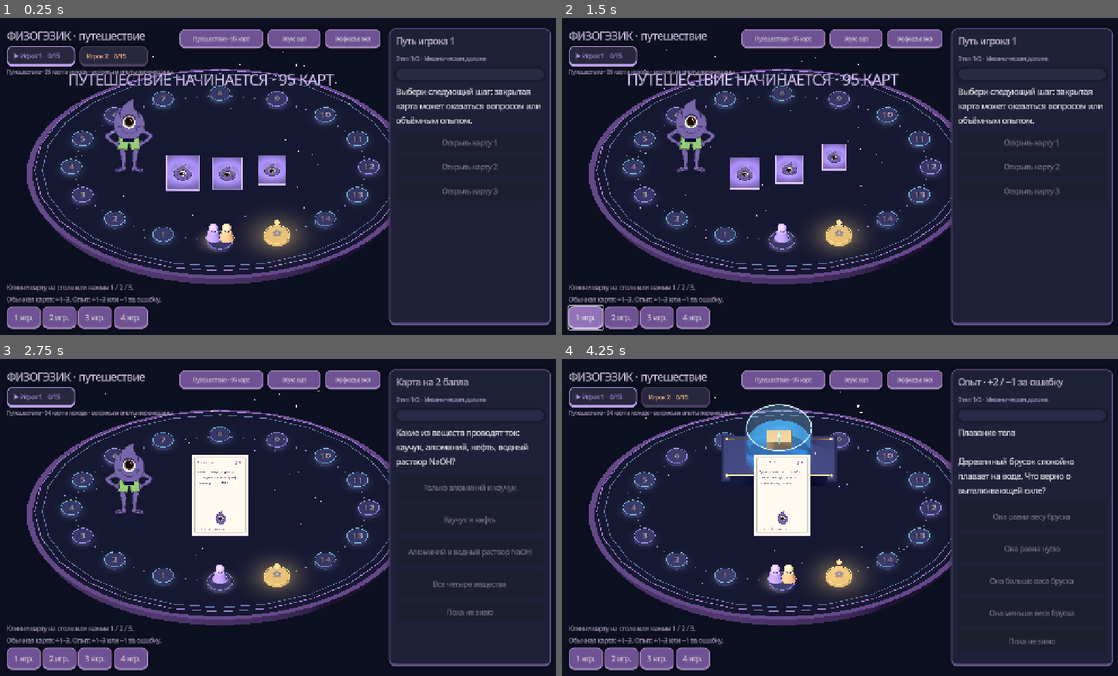
Above: before the commit, frames 1-4 (two rows, left to right).
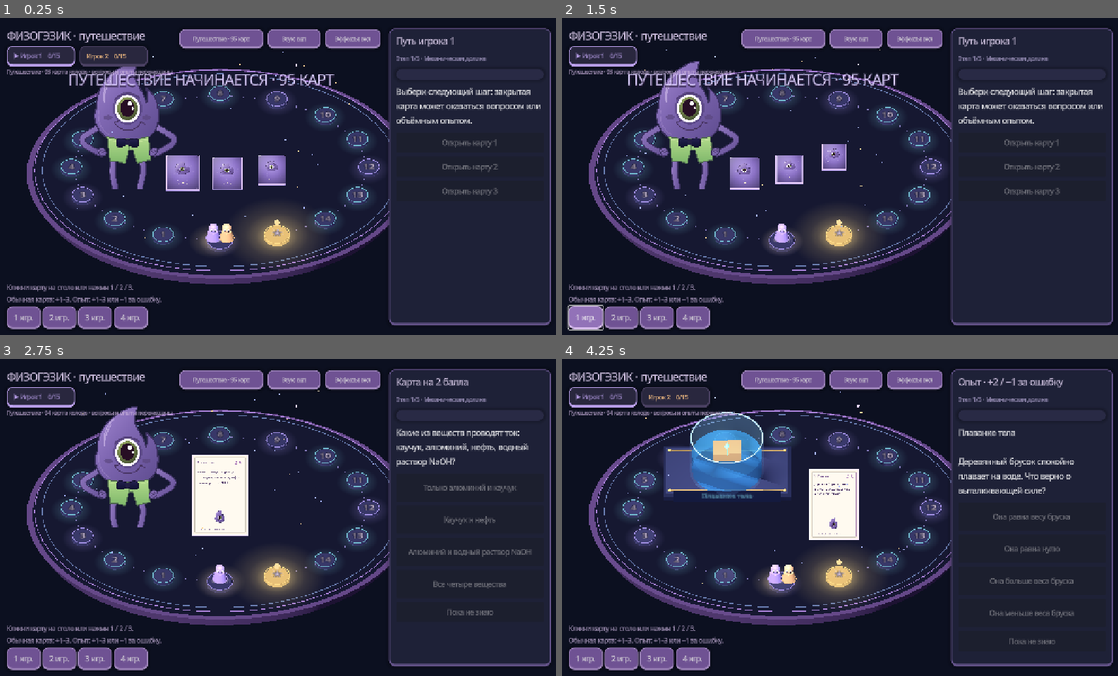
Above: after the commit, the same moments.

Repository: Altersam/physogezic
Game: Godot game, scene res://main.tscn
The game is run twice, just before and just after one commit, with the same random seed, the same clock (stepped at 60 frames per second) and the same inputs.
Inputs:
- Up to frame 1 (0.25 s): no input
- Up to frame 2 (1.5 s): click "Открыть карту 1" at 0.5 s; click "1 игр." at 1.25 s
- Up to frame 3 (2.75 s): click "Открыть карту 2" at 2 s
- Up to frame 4 (4.25 s): click "2 игр." at 2.75 s; click "Открыть карту 3" at 3.5 s

The runs differ from the first frame. In frame 1, 5.5% of the frame differs, in the area x 6-71%, y 15-80%; in frame 2, 5.2%; in frame 3, 4.2%; in frame 4, 11%, in the area x 6-71%, y 14-80%.

Commit message:
Improve Godot 4K rendering and responsive labs

Diff:
--- /dev/null
+++ b/Godot3D/assets/card-1.svg
@@ -0,0 +1,34 @@
+<svg xmlns="http://www.w3.org/2000/svg" width="1280" height="1980" viewBox="0 0 640 990">
+  <defs>
+    <radialGradient id="bg" cx="48%" cy="38%" r="78%"><stop stop-color="#b7a0ed"/><stop offset=".48" stop-color="#8b72c5"/><stop offset="1" stop-color="#514378"/></radialGradient>
+    <linearGradient id="skin" x1="0" y1="0" x2="1" y2="1"><stop stop-color="#c0a9e8"/><stop offset=".48" stop-color="#8b72bd"/><stop offset="1" stop-color="#624d91"/></linearGradient>
+    <radialGradient id="iris" cx="38%" cy="30%" r="70%"><stop stop-color="#b3c477"/><stop offset=".6" stop-color="#718148"/><stop offset="1" stop-color="#485331"/></radialGradient>
+    <linearGradient id="shine" x1="0" y1="0" x2="1" y2="1"><stop stop-color="#fff" stop-opacity=".3"/><stop offset=".45" stop-color="#fff" stop-opacity="0"/></linearGradient>
+  </defs>
+  <rect width="640" height="990" rx="38" fill="url(#bg)"/>
+  <rect x="14" y="14" width="612" height="962" rx="30" fill="none" stroke="#e4d6ff" stroke-opacity=".5" stroke-width="3"/>
+  <rect x="27" y="27" width="586" height="936" rx="25" fill="none" stroke="#4c3a78" stroke-opacity=".34" stroke-width="2"/>
+  <g fill="none" stroke="#eadfff" stroke-opacity=".18" stroke-width="2">
+    <ellipse cx="320" cy="460" rx="247" ry="106" transform="rotate(-18 320 460)"/><ellipse cx="320" cy="460" rx="221" ry="173" transform="rotate(28 320 460)"/><ellipse cx="320" cy="460" rx="173" ry="242" transform="rotate(63 320 460)"/>
+    <path d="M74 734 L150 681 L215 739 L303 689 L386 746 L478 692 L566 749 M85 237 L147 279 L219 220 L303 263 L386 207 L470 264 L557 218"/>
+  </g>
+  <g fill="#f4eaff" opacity=".72">
+    <circle cx="74" cy="734" r="4"/><circle cx="150" cy="681" r="5"/><circle cx="215" cy="739" r="3"/><circle cx="303" cy="689" r="5"/><circle cx="386" cy="746" r="4"/><circle cx="478" cy="692" r="5"/><circle cx="566" cy="749" r="3"/>
+    <circle cx="85" cy="237" r="3"/><circle cx="147" cy="279" r="4"/><circle cx="219" cy="220" r="3"/><circle cx="386" cy="207" r="4"/><circle cx="470" cy="264" r="3"/><circle cx="557" cy="218" r="4"/>
+  </g>
+  <g transform="translate(142 174) scale(1.32)">
+    <path d="M128 5 C104 20 57 44 38 77 C25 99 17 125 18 158 C4 180 11 217 30 242 C50 269 79 280 126 281 C174 282 207 267 225 239 C243 211 240 176 234 151 C228 124 213 109 198 96 C205 116 204 131 198 145 C192 117 176 99 166 81 C156 61 162 32 170 6 C156 2 141 2 128 5Z" fill="url(#skin)" stroke="#49376d" stroke-width="3.5" stroke-linejoin="round"/>
+    <path d="M58 70 C45 91 39 116 40 139 C35 121 38 99 47 79 C53 67 61 56 70 48" fill="none" stroke="#e2d2f5" stroke-width="4" stroke-linecap="round" opacity=".72"/>
+    <ellipse cx="127" cy="172" rx="40" ry="44" fill="#fffaff"/><ellipse cx="127" cy="171" rx="31" ry="35" fill="url(#iris)"/><ellipse cx="127" cy="169" rx="22" ry="26" fill="#281226"/>
+    <ellipse cx="134" cy="155" rx="7" ry="8" fill="#fff"/><circle cx="144" cy="170" r="4" fill="#fff"/>
+    <path d="M89 143 C105 123 141 118 163 137" fill="none" stroke="#55417b" stroke-width="6" stroke-linecap="round"/>
+    <ellipse cx="65" cy="201" rx="14" ry="7" fill="#5b477f" opacity=".72"/><ellipse cx="190" cy="201" rx="14" ry="7" fill="#5b477f" opacity=".72"/>
+    <path d="M84 214 C93 218 99 215 102 207 M84 214 C93 233 110 242 129 242 C150 242 166 232 173 215 M173 215 C177 220 183 222 190 221" fill="none" stroke="#493664" stroke-width="3.5" stroke-linecap="round"/>
+  </g>
+  <path d="M0 0 H640 V990 H0Z" fill="url(#shine)"/>
+  <g fill="#fff5d6">
+    <path d="M320 785 L326 802 L344 808 L326 814 L320 832 L314 814 L296 808 L314 802Z" opacity=".9"/>
+    <path d="M245 824 L249 834 L260 838 L249 842 L245 853 L241 842 L230 838 L241 834Z" opacity=".65"/>
+    <path d="M398 824 L402 834 L413 838 L402 842 L398 853 L394 842 L383 838 L394 834Z" opacity=".65"/>
+  </g>
+</svg>
--- /dev/null
+++ b/Godot3D/assets/halo.svg
@@ -0,0 +1,4 @@
+<svg xmlns="http://www.w3.org/2000/svg" width="512" height="512" viewBox="0 0 512 512">
+  <defs><radialGradient id="glow" cx="50%" cy="50%" r="50%"><stop offset="0" stop-color="#fff" stop-opacity=".58"/><stop offset=".22" stop-color="#fff" stop-opacity=".42"/><stop offset=".58" stop-color="#fff" stop-opacity=".15"/><stop offset="1" stop-color="#fff" stop-opacity="0"/></radialGradient></defs>
+  <circle cx="256" cy="256" r="256" fill="url(#glow)"/>
+</svg>
--- /dev/null
+++ b/Godot3D/assets/happy.svg
@@ -0,0 +1,17 @@
+<svg xmlns="http://www.w3.org/2000/svg" width="1080" height="1356" viewBox="0 0 270 339">
+  <defs>
+    <linearGradient id="skin" x1="0" y1="0" x2="1" y2="1"><stop stop-color="#ad92db"/><stop offset=".48" stop-color="#836bb5"/><stop offset="1" stop-color="#604c90"/></linearGradient>
+    <radialGradient id="iris" cx="38%" cy="30%" r="70%"><stop stop-color="#a9bb69"/><stop offset=".6" stop-color="#718148"/><stop offset="1" stop-color="#4b5734"/></radialGradient>
+  </defs>
+  <path d="M128 5 C104 20 57 44 38 77 C25 99 17 125 18 158 C4 180 11 217 30 242 C50 269 79 280 126 281 C174 282 207 267 225 239 C243 211 240 176 234 151 C228 124 213 109 198 96 C205 116 204 131 198 145 C192 117 176 99 166 81 C156 61 162 32 170 6 C156 2 141 2 128 5Z" fill="url(#skin)" stroke="#3c315f" stroke-width="4" stroke-linejoin="round"/>
+  <path d="M58 70 C45 91 39 116 40 139 C35 121 38 99 47 79 C53 67 61 56 70 48" fill="none" stroke="#d5c0ef" stroke-width="4" stroke-linecap="round" opacity=".7"/>
+  <ellipse cx="127" cy="170" rx="45" ry="50" fill="#4b3a70" opacity=".52"/>
+  <ellipse cx="127" cy="172" rx="39" ry="43" fill="#fffaff"/>
+  <ellipse cx="127" cy="171" rx="31" ry="35" fill="url(#iris)"/>
+  <ellipse cx="127" cy="169" rx="22" ry="26" fill="#281226"/>
+  <ellipse cx="134" cy="155" rx="7" ry="8" fill="#fff"/><circle cx="144" cy="170" r="4" fill="#fff"/>
+  <path d="M89 143 C105 123 141 118 163 137" fill="none" stroke="#55417b" stroke-width="6" stroke-linecap="round"/>
+  <ellipse cx="65" cy="201" rx="14" ry="7" fill="#5b477f" opacity=".72"/><ellipse cx="190" cy="201" rx="14" ry="7" fill="#5b477f" opacity=".72"/>
+  <path d="M84 214 C93 218 99 215 102 207 M84 214 C93 233 110 242 129 242 C150 242 166 232 173 215 M173 215 C177 220 183 222 190 221" fill="none" stroke="#493664" stroke-width="3.5" stroke-linecap="round"/>
+  <path d="M43 254 C68 276 101 283 135 280" fill="none" stroke="#c0a5e2" stroke-width="2.5" stroke-linecap="round" opacity=".4"/>
+</svg>
--- /dev/null
+++ b/Godot3D/assets/mascot.svg
@@ -0,0 +1,57 @@
+<svg xmlns="http://www.w3.org/2000/svg" width="1162" height="1700" viewBox="0 0 581 850">
+  <defs>
+    <linearGradient id="body" x1="0" y1="0" x2="1" y2="1">
+      <stop offset="0" stop-color="#a58ad4"/><stop offset=".42" stop-color="#8068b3"/><stop offset="1" stop-color="#5d4b8e"/>
+    </linearGradient>
+    <linearGradient id="limb" x1="0" y1="0" x2=".8" y2="1">
+      <stop stop-color="#9279c1"/><stop offset="1" stop-color="#6a559b"/>
+    </linearGradient>
+    <linearGradient id="shorts" x1="0" y1="0" x2="0" y2="1">
+      <stop stop-color="#b4dc8c"/><stop offset="1" stop-color="#7fb86b"/>
+    </linearGradient>
+    <radialGradient id="iris" cx="38%" cy="30%" r="70%">
+      <stop stop-color="#a9bb69"/><stop offset=".58" stop-color="#718148"/><stop offset="1" stop-color="#4c5836"/>
+    </radialGradient>
+    <linearGradient id="bow" x1="0" y1="0" x2="0" y2="1">
+      <stop stop-color="#272451"/><stop offset="1" stop-color="#11142f"/>
+    </linearGradient>
+  </defs>
+  <!-- Контурные ноги и ступни: чистые кривые вместо увеличенного растра. -->
+  <path d="M198 540 C187 596 183 631 196 674 C207 713 204 752 197 777" fill="none" stroke="#3b315f" stroke-width="38" stroke-linecap="round"/>
+  <path d="M198 540 C187 596 183 631 196 674 C207 713 204 752 197 777" fill="none" stroke="url(#limb)" stroke-width="27" stroke-linecap="round"/>
+  <path d="M351 541 C361 591 365 629 350 674 C337 715 339 751 348 779" fill="none" stroke="#3b315f" stroke-width="38" stroke-linecap="round"/>
+  <path d="M351 541 C361 591 365 629 350 674 C337 715 339 751 348 779" fill="none" stroke="url(#limb)" stroke-width="27" stroke-linecap="round"/>
+  <path d="M202 766 C183 778 158 778 135 790 C116 799 103 815 111 824 C123 833 154 817 175 815 C151 827 139 837 150 842 C167 849 196 824 218 821 C238 817 244 798 231 783 C223 774 213 768 202 766Z" fill="url(#limb)" stroke="#3b315f" stroke-width="6" stroke-linejoin="round"/>
+  <path d="M344 768 C363 779 389 778 413 790 C433 799 448 814 440 824 C429 834 398 818 376 816 C400 828 413 837 402 842 C385 849 355 825 333 821 C313 817 306 799 318 784 C325 775 335 769 344 768Z" fill="url(#limb)" stroke="#3b315f" stroke-width="6" stroke-linejoin="round"/>
+  <path d="M126 817 L176 797 M151 830 L194 807 M423 817 L373 798 M399 830 L355 808" fill="none" stroke="#c0a8e0" stroke-width="4" stroke-linecap="round" opacity=".55"/>
+  <!-- Руки за корпусом. -->
+  <path d="M140 354 C109 380 69 399 31 425 C9 440 18 459 38 476 C64 497 95 510 128 523" fill="none" stroke="#3b315f" stroke-width="38" stroke-linecap="round" stroke-linejoin="round"/>
+  <path d="M140 354 C109 380 69 399 31 425 C9 440 18 459 38 476 C64 497 95 510 128 523" fill="none" stroke="url(#limb)" stroke-width="27" stroke-linecap="round" stroke-linejoin="round"/>
+  <path d="M408 354 C441 380 483 400 519 425 C541 440 531 461 511 477 C487 496 456 510 423 523" fill="none" stroke="#3b315f" stroke-width="38" stroke-linecap="round" stroke-linejoin="round"/>
+  <path d="M408 354 C441 380 483 400 519 425 C541 440 531 461 511 477 C487 496 456 510 423 523" fill="none" stroke="url(#limb)" stroke-width="27" stroke-linecap="round" stroke-linejoin="round"/>
+  <!-- Фирменный силуэт пламени. -->
+  <path d="M275 17 C234 40 167 77 135 131 C113 166 99 210 101 267 C78 302 90 364 121 402 C153 442 203 458 275 459 C350 460 400 436 427 391 C453 347 447 287 438 245 C427 199 400 174 375 155 C387 190 387 214 377 240 C367 191 338 157 323 125 C306 90 316 46 328 12 C311 11 292 12 275 17Z" fill="url(#body)" stroke="#3b315f" stroke-width="7" stroke-linejoin="round"/>
+  <path d="M178 115 C152 153 140 194 143 239 C135 208 138 169 155 132 C164 113 177 97 193 82" fill="none" stroke="#d2bcec" stroke-width="7" stroke-linecap="round" opacity=".62"/>
+  <path d="M112 282 C101 338 127 391 171 418" fill="none" stroke="#b49bd8" stroke-width="5" stroke-linecap="round" opacity=".34"/>
+  <!-- Глаз с большим контрастом и двумя бликами. -->
+  <ellipse cx="272" cy="270" rx="82" ry="91" fill="#493a70" opacity=".5"/>
+  <ellipse cx="272" cy="273" rx="70" ry="78" fill="#fffaff"/>
+  <ellipse cx="272" cy="272" rx="56" ry="64" fill="url(#iris)"/>
+  <ellipse cx="272" cy="269" rx="40" ry="48" fill="#281226"/>
+  <ellipse cx="285" cy="244" rx="12" ry="14" fill="#fff"/>
+  <circle cx="302" cy="271" r="7" fill="#fff"/>
+  <path d="M203 220 C231 185 297 173 337 211" fill="none" stroke="#55417b" stroke-width="11" stroke-linecap="round"/>
+  <ellipse cx="165" cy="321" rx="25" ry="13" fill="#5b477f" opacity=".7"/>
+  <ellipse cx="378" cy="321" rx="25" ry="13" fill="#5b477f" opacity=".7"/>
+  <path d="M198 345 C211 351 219 347 224 335 M198 345 C213 377 243 391 275 391 C310 391 337 374 348 344 M348 344 C354 353 363 357 374 356" fill="none" stroke="#493664" stroke-width="6" stroke-linecap="round"/>
+  <!-- Шорты и бант. -->
+  <path d="M158 427 C199 445 337 449 389 426 L401 559 C375 563 348 568 325 578 L303 503 L280 503 L259 579 C231 568 201 563 174 566Z" fill="url(#shorts)" stroke="#4e684e" stroke-width="6" stroke-linejoin="round"/>
+  <path d="M166 445 C225 459 327 461 389 443" fill="none" stroke="#d4eba8" stroke-width="5" opacity=".55"/>
+  <path d="M281 454 L280 503 M303 503 L304 456" fill="none" stroke="#638b59" stroke-width="4"/>
+  <path d="M271 449 C246 433 218 432 213 449 L213 475 C221 491 249 484 272 469 C294 486 323 491 333 475 L333 450 C326 432 299 434 275 449Z" fill="url(#bow)" stroke="#17152f" stroke-width="5"/>
+  <ellipse cx="273" cy="460" rx="15" ry="17" fill="#242044"/>
+  <!-- Ладони поверх шорт. -->
+  <path d="M127 489 C113 489 104 501 110 515 C115 528 130 539 143 536 C154 533 158 519 151 507 C145 496 137 490 127 489Z" fill="url(#limb)" stroke="#3b315f" stroke-width="5"/>
+  <path d="M421 489 C435 489 444 501 438 515 C433 528 418 539 405 536 C394 533 390 519 397 507 C403 496 411 490 421 489Z" fill="url(#limb)" stroke="#3b315f" stroke-width="5"/>
+  <path d="M115 507 L139 518 M119 498 L144 510 M433 507 L409 518 M429 498 L404 510" fill="none" stroke="#4c3b70" stroke-width="4" stroke-linecap="round"/>
+</svg>
--- a/Godot3D/game_fx.gd
+++ b/Godot3D/game_fx.gd
@@ -72,18 +72,14 @@
 	return mat
 
 func halo(color: Color, radius: float) -> Sprite3D:
-	var key: String=color.to_html()
-	if not textures.has(key):
-		var image:=Image.create(256,256,false,Image.FORMAT_RGBA8)
-		for y in range(256):
-			for x in range(256):
-				var distance: float=Vector2(x-127.5,y-127.5).length()/128.0
-				var alpha: float=pow(maxf(0.0,1.0-distance),2.2)*0.55
-				image.set_pixel(x,y,Color(color.r,color.g,color.b,alpha))
-		textures[key]=ImageTexture.create_from_image(image)
+	# Один векторный градиент 512×512 окрашивается для каждого эффекта.
+	# Не растягиваем процедурный растр и не создаём копию для каждого цвета.
+	if not textures.has("halo"):
+		textures["halo"]=load("res://assets/halo.svg")
 	var sprite:=Sprite3D.new()
-	sprite.texture=textures[key]
-	sprite.pixel_size=radius/128.0
+	sprite.texture=textures["halo"]
+	sprite.modulate=color
+	sprite.pixel_size=radius/256.0
 	sprite.shaded=false
 	sprite.no_depth_test=false
 	sprite.rotation_degrees.x=-90
@@ -94,8 +90,8 @@
 	var torus:=TorusMesh.new()
 	torus.inner_radius=radius
 	torus.outer_radius=radius+0.025
-	torus.rings=24
-	torus.ring_segments=12
+	torus.rings=64
+	torus.ring_segments=16
 	node.mesh=torus
 	node.material_override=glow_material(color)
 	node.position=location
--- a/Godot3D/lab_stage.gd
+++ b/Godot3D/lab_stage.gd
@@ -61,8 +61,8 @@
 	var mesh := SphereMesh.new()
 	mesh.radius = radius
 	mesh.height = radius * 2.0
-	mesh.radial_segments = 32
-	mesh.rings = 16
+	mesh.radial_segments = 48
+	mesh.rings = 24
 	return _mesh(mesh, location, color, parent, 0.12, glow)
 
 func _cylinder(radius: float, height: float, location: Vector3, color: Color, parent: Node3D = null, glow: float = 0.0) -> MeshInstance3D:
@@ -70,7 +70,7 @@
 	mesh.top_radius = radius
 	mesh.bottom_radius = radius
 	mesh.height = height
-	mesh.radial_segments = 32
+	mesh.radial_segments = 48
 	return _mesh(mesh, location, color, parent, 0.35, glow)
 
 func _rod(a: Vector3, b: Vector3, radius: float, color: Color, parent: Node3D = null, glow: float = 0.0) -> MeshInstance3D:
@@ -83,8 +83,8 @@
 	var mesh := TorusMesh.new()
 	mesh.inner_radius = radius - 0.025
 	mesh.outer_radius = radius + 0.025
-	mesh.rings = 48
-	mesh.ring_segments = 10
+	mesh.rings = 64
+	mesh.ring_segments = 16
 	var node := _mesh(mesh, location, color, parent, 0.5, glow)
 	if vertical:
 		node.rotation_degrees.x = 90.0
--- a/Godot3D/main.gd
+++ b/Godot3D/main.gd
@@ -79,6 +79,7 @@
 	lab_stage.scale=Vector3.ONE*.78
 	add_child(lab_stage)
 	_build_ui()
+	get_viewport().size_changed.connect(_queue_web_state)
 	fx.setup(camera,mascot,hud)
 	if smoke:fx.set_enabled(false);fx.sound_enabled=false
 	elif OS.get_cmdline_user_args().has("--reduced-motion"):fx.set_enabled(false)
@@ -215,7 +216,7 @@
 	finish_light.position=_cell(GOAL)+Vector3(0,.6,0)
 	add_child(finish_light)
 	mascot = Sprite3D.new()
-	mascot.texture = load("res://assets/mascot.png")
+	mascot.texture = load("res://assets/mascot.svg")
 	mascot.pixel_size = 0.003
 	mascot.position = Vector3(-3.0,1.5,-0.4)
 	mascot.billboard = BaseMaterial3D.BILLBOARD_ENABLED
@@ -234,7 +235,7 @@
 		art.mesh = plane
 		var mat := _material(Color.WHITE)
 		mat.shading_mode=BaseMaterial3D.SHADING_MODE_UNSHADED
-		mat.albedo_texture = load("res://assets/card-1.webp")
+		mat.albedo_texture = load("res://assets/card-1.svg")
 		mat.cull_mode = BaseMaterial3D.CULL_BACK
 		art.material_override = mat
 		art.position.y = 0.042
@@ -479,6 +480,7 @@
 		cylinder.top_radius=0.17
 		cylinder.bottom_radius=0.22
 		cylinder.height=0.33
+		cylinder.radial_segments=48
 		base.mesh=cylinder
 		base.material_override=_material(COLORS[i])
 		base.position.y=0.2
@@ -487,8 +489,8 @@
 		var sphere := SphereMesh.new()
 		sphere.radius=0.16
 		sphere.height=0.32
-		sphere.radial_segments=16
-		sphere.rings=8
+		sphere.radial_segments=32
+		sphere.rings=16
 		head.mesh=sphere
 		head.material_override=_material(COLORS[i].lightened(0.14))
 		head.position.y=0.5
@@ -498,8 +500,8 @@
 			var eye_shape:=SphereMesh.new()
 			eye_shape.radius=.048
 			eye_shape.height=.096
-			eye_shape.radial_segments=8
-			eye_shape.rings=4
+			eye_shape.radial_segments=16
+			eye_shape.rings=8
 			eye.mesh=eye_shape
 			eye.material_override=fx.glow_material(Color("f9f5ff"))
 			eye.position=Vector3(side*.057,.51,.125)
@@ -508,8 +510,8 @@
 			var pupil_shape:=SphereMesh.new()
 			pupil_shape.radius=.022
 			pupil_shape.height=.044
-			pupil_shape.radial_segments=8
-			pupil_shape.rings=4
+			pupil_shape.radial_segments=16
+			pupil_shape.rings=8
 			pupil.mesh=pupil_shape
 			pupil.material_override=fx.glow_material(Color("25213b"))
 			pupil.position=Vector3(side*.057,.51,.167)
@@ -587,9 +589,17 @@
 	phase="answer" if smoke or not fx.enabled else "opening"
 	selected_card=cards[slot]
 	var is_experiment: bool=str(active.get("kind",""))=="experiment"
+	# Установка и карта читаются по отдельности: эксперимент слева,
+	# компактная карта справа, а не одна поверх другой.
+	var card_destination:=Vector3(0,1.45,.4)
+	var card_scale: float=1.55
 	if is_experiment:
+		lab_stage.position=Vector3(-1.85,.36,-1.65)
+		lab_stage.scale=Vector3.ONE*.86
 		lab_stage.show_experiment(active)
 		mascot.visible=false
+		card_destination=Vector3(1.75,1.35,.75)
+		card_scale=1.35
 	if card_tween and card_tween.is_valid():card_tween.kill()
 	for card in cards:
 		card.get_node("HoverRing").visible=false
@@ -606,16 +616,16 @@
 	if phase=="answer":
 		art.visible=false
 		selected_card.rotation=Vector3(.55,0,PI)
-		selected_card.position=Vector3(0,1.45,.4)
-		selected_card.scale=Vector3.ONE*1.55
+		selected_card.position=card_destination
+		selected_card.scale=Vector3.ONE*card_scale
 	else:
 		fx.burst(selected_card.position,Color("cab2ff"),9,.65)
 		card_tween=create_tween().set_parallel()
-		card_tween.tween_property(selected_card,"position",Vector3(.0,1.45,.4),.6).set_trans(Tween.TRANS_BACK).set_ease(Tween.EASE_OUT)
+		card_tween.tween_property(selected_card,"position",card_destination,.6).set_trans(Tween.TRANS_BACK).set_ease(Tween.EASE_OUT)
 		card_tween.tween_property(selected_card,"rotation:z",PI,.7).set_trans(Tween.TRANS_CUBIC).set_ease(Tween.EASE_IN_OUT)
 		card_tween.tween_property(selected_card,"rotation:x",.55,.6)
 		card_tween.tween_property(selected_card,"rotation:y",0.0,.6)
-		card_tween.tween_property(selected_card,"scale",Vector3.ONE*1.55,.55).set_trans(Tween.TRANS_BACK).set_ease(Tween.EASE_OUT)
+		card_tween.tween_property(selected_card,"scale",Vector3.ONE*card_scale,.55).set_trans(Tween.TRANS_BACK).set_ease(Tween.EASE_OUT)
 		card_tween.chain().tween_callback(_enable_answers)
 	status.text="Опыт · +"+str(int(active.level))+" / −1 за ошибку" if is_experiment else "Карта на "+str(int(active.level))+(" балл" if int(active.level)==1 else " балла")
 	question_label.text=(str(active.title)+"\n\n" if is_experiment else "")+str(active.prompt)
@@ -721,7 +731,7 @@
 	var face:=TextureRect.new()
 	face.expand_mode=TextureRect.EXPAND_IGNORE_SIZE
 	face.stretch_mode=TextureRect.STRETCH_KEEP_ASPECT_CENTERED
-	face.texture=load("res://assets/happy.png")
+	face.texture=load("res://assets/happy.svg")
 	face_root.add_child(face)
 	face.position=Vector2(245,624)
 	face.size=Vector2(150,170)
--- a/Godot3D/project.godot
+++ b/Godot3D/project.godot
@@ -15,6 +15,7 @@
 window/size/resizable=true
 window/dpi/allow_hidpi=true
 window/stretch/mode="canvas_items"
+window/stretch/aspect="expand"
 
 [gui]
 theme/default_font_multichannel_signed_distance_field=true
Not shown, added: Godot3D/assets/card-1.svg.import
Not shown, added: Godot3D/assets/halo.svg.import
Not shown, added: Godot3D/assets/happy.svg.import
Not shown, added: Godot3D/assets/mascot.svg.import
Not shown, changed: GAME-DESIGN.md
